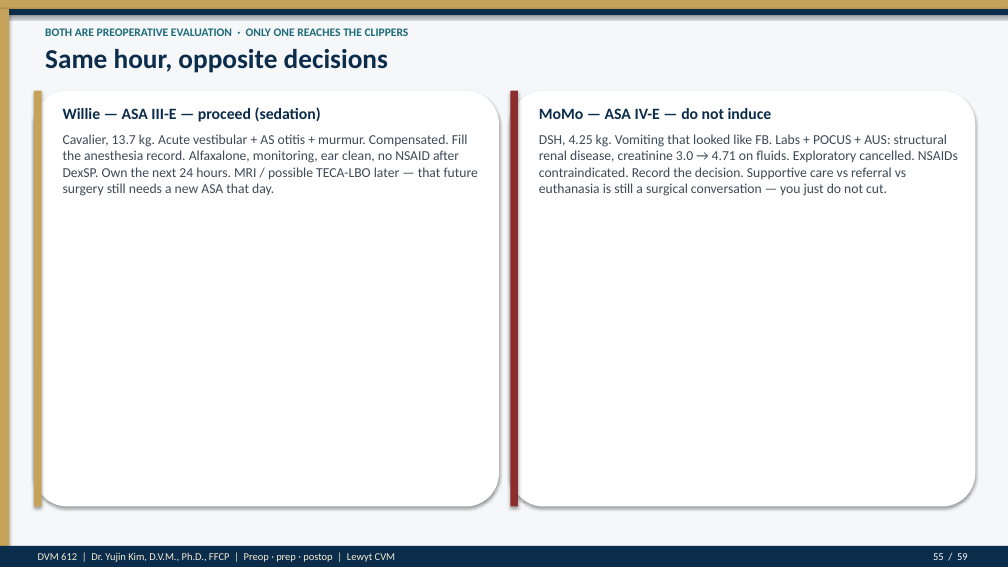
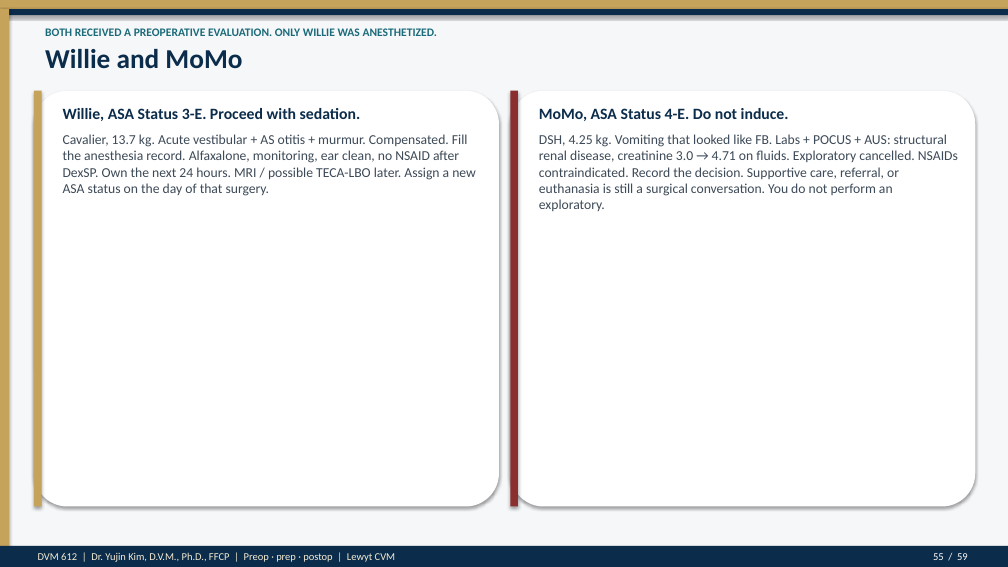
Before and after one commit to drkimvet/happycare, a slide deck: slide 55 of lectures/DVM-612_Week4_Preop_PatientPrep_Postop.pptx. Drawn at 1008x567 pixels with LibreOffice and Linux fonts; fonts in the diff are those of the drawing. Boxes give left, top, right and bottom in pixels: in the first picture for what was removed or moved away, otherwise in the second. Text is boxed around its words. In the diff, an @@ line names an element or a change of style, - is before the commit and + after.

```diff
--- a/lectures/DVM-612_Week4_Preop_PatientPrep_Postop.pptx
+++ b/lectures/DVM-612_Week4_Preop_PatientPrep_Postop.pptx
@@ text at (45, 28, 437, 36): text changed @@
-BOTH ARE PREOPERATIVE EVALUATION · ONLY ONE REACHES THE CLIPPERS
+BOTH RECEIVED A PREOPERATIVE EVALUATION. ONLY WILLIE WAS ANESTHETIZED.
@@ text at (45, 49, 242, 69): text changed @@
-Same hour, opposite decisions
+Willie and MoMo
@@ text at (63, 108, 361, 121): text changed @@
-Willie — ASA III-E — proceed (sedation)
+Willie, ASA Status 3-E. Proceed with sedation.
@@ text at (539, 108, 789, 121): text changed @@
-MoMo — ASA IV-E — do not induce
+MoMo, ASA Status 4-E. Do not induce.
@@ text at (63, 134, 476, 196): text changed @@
-Cavalier, 13.7 kg. Acute vestibular + AS otitis + murmur. Compensated. Fill the anesthesia record. Alfaxalone, monitoring, ear clean, no NSAID after DexSP. Own the next 24 hours. MRI / possible TECA-LBO later — that future surgery still needs a new ASA that day.
+Cavalier, 13.7 kg. Acute vestibular + AS otitis + murmur. Compensated. Fill the anesthesia record. Alfaxalone, monitoring, ear clean, no NSAID after DexSP. Own the next 24 hours. MRI / possible TECA-LBO later. Assign a new ASA status on the day of that surgery.
@@ text at (539, 134, 958, 211): text changed @@
-DSH, 4.25 kg. Vomiting that looked like FB. Labs + POCUS + AUS: structural renal disease, creatinine 3.0 → 4.71 on fluids. Exploratory cancelled. NSAIDs contraindicated. Record the decision. Supportive care vs referral vs euthanasia is still a surgical conversation — you just do not cut.
+DSH, 4.25 kg. Vomiting that looked like FB. Labs + POCUS + AUS: structural renal disease, creatinine 3.0 → 4.71 on fluids. Exploratory cancelled. NSAIDs contraindicated. Record the decision. Supportive care, referral, or euthanasia is still a surgical conversation. You do not perform an exploratory.
```
Also in this commit, not shown: 54 other slides changed, 8 other files.
